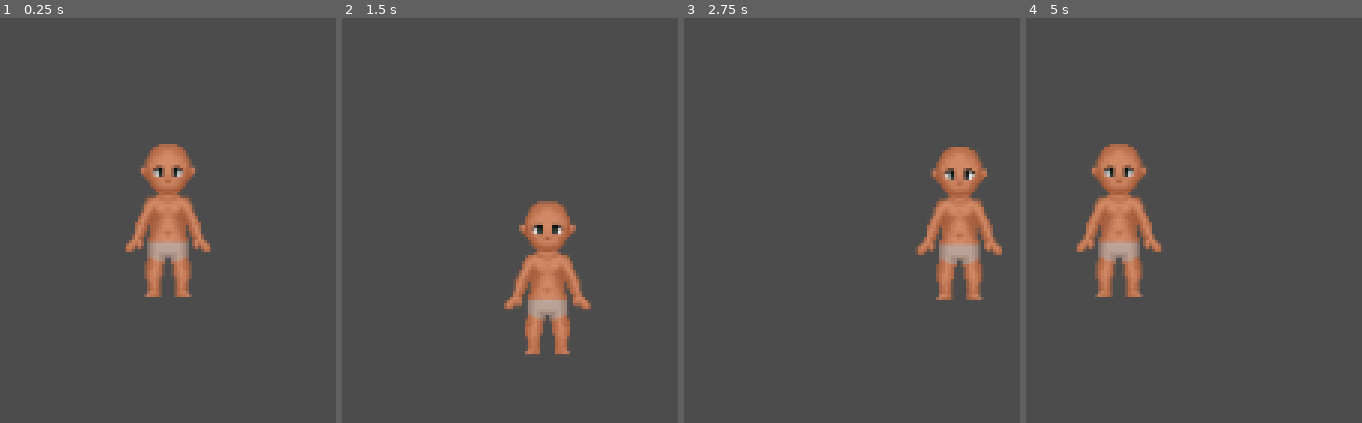
Above: before the commit, frames 1-4 (left to right).
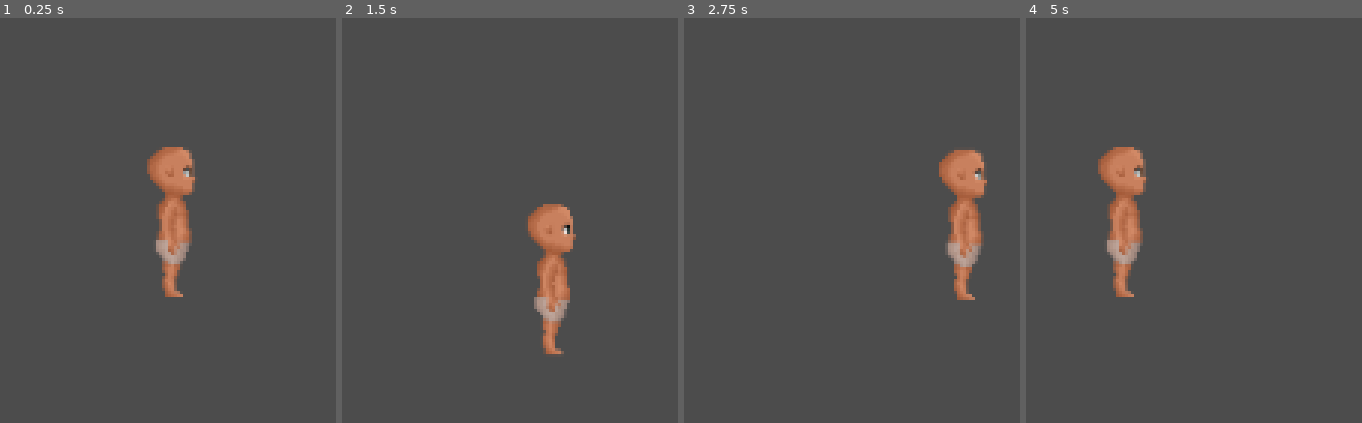
Above: after the commit, the same moments.

Repository: OtterStyles/Woodentale
Game: Godot game, scene res://Scene/TestHub.tscn
Same seed, same stepped clock (60 frames per second), same inputs: the game is played once before the commit and once after it.
Inputs:
- Up to frame 1 (0.25 s): no input
- Up to frame 2 (1.5 s): tap Enter at 0.5 s; hold Right (ui_right) 0.53-1.28 s; hold Shift (sprint) 0.53-1.28 s; hold Down (ui_down) from 1.28 s (still down); tap Shift (sprint) at 1.35 s
- Up to frame 3 (2.75 s): release Down (ui_down) at 2.03 s; hold Right (ui_right) from 2.03 s (still down); hold Shift (sprint) from 2.03 s (still down)
- Up to frame 4 (5 s): release Right (ui_right) at 2.78 s; release Shift (sprint) at 2.78 s; hold Up (ui_up) 2.78-3.53 s; tap Shift (sprint) at 2.85, 4.35 s; hold Shift (sprint) 3.53-4.28 s; hold Left (ui_left) from 3.53 s (still down)

The runs differ from the first frame. In frame 1, 4.1% of the frame differs, in the area x 37-63%, y 31-69%; in frame 2, 3.8%; in frame 3, 4.0%; in frame 4, 4.1%.

Commit message:
PlayerAtlas.aseprite, Player.tres und 5 weitere dateien aktualisiert...

Diff:
--- a/Woodentale/Artwork/Atlase/Player.tres
+++ /dev/null
@@ -1,3 +0,0 @@
-[gd_resource type="ImageTexture" format=2]
-
-[resource]
--- a/Woodentale/PreFab/Player.tscn
+++ b/Woodentale/PreFab/Player.tscn
@@ -1,19 +1,107 @@
-[gd_scene load_steps=23 format=2]
-
-[ext_resource path="res://Artwork/Raw/64Base.png" type="Texture" id=1]
+[gd_scene load_steps=24 format=2]
+
+[ext_resource path="res://Artwork/Atlase/PlayerAtlas.png" type="Texture" id=1]
 [ext_resource path="res://Skripts/Player.gd" type="Script" id=2]
+
+[sub_resource type="Animation" id=22]
+length = 0.001
+tracks/0/type = "value"
+tracks/0/path = NodePath("Sprite:frame_coords")
+tracks/0/interp = 1
+tracks/0/loop_wrap = true
+tracks/0/imported = false
+tracks/0/enabled = true
+tracks/0/keys = {
+"times": PoolRealArray( 0 ),
+"transitions": PoolRealArray( 1 ),
+"update": 0,
+"values": [ Vector2( 0, 2 ) ]
+}
 
 [sub_resource type="Animation" id=8]
 resource_name = "walk_DOWN"
+tracks/0/type = "value"
+tracks/0/path = NodePath("Sprite:frame_coords")
+tracks/0/interp = 1
+tracks/0/loop_wrap = true
+tracks/0/imported = false
+tracks/0/enabled = true
+tracks/0/keys = {
+"times": PoolRealArray( 0 ),
+"transitions": PoolRealArray( 1 ),
+"update": 0,
+"values": [ Vector2( 0, 1 ) ]
+}
 
 [sub_resource type="Animation" id=9]
 resource_name = "walk_LEFT"
+tracks/0/type = "value"
+tracks/0/path = NodePath("Sprite:frame_coords")
+tracks/0/interp = 1
+tracks/0/loop_wrap = true
+tracks/0/imported = false
+tracks/0/enabled = true
+tracks/0/keys = {
+"times": PoolRealArray( 0 ),
+"transitions": PoolRealArray( 1 ),
+"update": 0,
+"values": [ Vector2( 0, 2 ) ]
+}
+tracks/1/type = "value"
+tracks/1/path = NodePath("Sprite:flip_h")
+tracks/1/interp = 1
+tracks/1/loop_wrap = true
+tracks/1/imported = false
+tracks/1/enabled = true
+tracks/1/keys = {
+"times": PoolRealArray( 0 ),
+"transitions": PoolRealArray( 1 ),
+"update": 1,
+"values": [ true ]
+}
 
 [sub_resource type="Animation" id=10]
 resource_name = "walk_RIGHT"
+tracks/0/type = "value"
+tracks/0/path = NodePath("Sprite:frame_coords")
+tracks/0/interp = 1
+tracks/0/loop_wrap = true
+tracks/0/imported = false
+tracks/0/enabled = true
+tracks/0/keys = {
+"times": PoolRealArray( 0 ),
+"transitions": PoolRealArray( 1 ),
+"update": 0,
+"values": [ Vector2( 0, 2 ) ]
+}
+tracks/1/type = "value"
+tracks/1/path = NodePath("Sprite:flip_h")
+tracks/1/interp = 1
+tracks/1/loop_wrap = true
+tracks/1/imported = false
+tracks/1/enabled = true
+tracks/1/keys = {
+"times": PoolRealArray( 0 ),
+"transitions": PoolRealArray( 1 ),
+"update": 1,
+"values": [ false ]
+}
 
 [sub_resource type="Animation" id=11]
 resource_name = "walk_UP"
+loop = true
+tracks/0/type = "value"
+tracks/0/path = NodePath("Sprite:frame_coords")
+tracks/0/interp = 1
+tracks/0/loop_wrap = true
+tracks/0/imported = false
+tracks/0/enabled = true
+tracks/0/keys = {
+"times": PoolRealArray( 0 ),
+"transitions": PoolRealArray( 1 ),
+"update": 0,
+"values": [ Vector2( 0, 0 ) ]
+}
 
 [sub_resource type="AnimationNodeBlendSpace2D" id=3]
 
@@ -42,6 +130,7 @@
 blend_point_3/pos = Vector2( -1, 0 )
 min_space = Vector2( -1, -1.1 )
 max_space = Vector2( 1, 1.1 )
+snap = Vector2( 0.01, 0.01 )
 blend_mode = 1
 
 [sub_resource type="AnimationNodeStateMachineTransition" id=4]
@@ -60,10 +149,11 @@
 states/Working/node = SubResource( 3 )
 states/Working/position = Vector2( 223, 279 )
 states/idle/node = SubResource( 17 )
-states/idle/position = Vector2( 0.375732, 209.048 )
+states/idle/position = Vector2( 1.0424, 209.715 )
 states/walking/node = SubResource( 2 )
-states/walking/position = Vector2( 223, 156 )
+states/walking/position = Vector2( 223.222, 156 )
 transitions = [ "walking", "Working", SubResource( 4 ), "Working", "walking", SubResource( 5 ), "idle", "walking", SubResource( 18 ), "walking", "idle", SubResource( 19 ), "idle", "Working", SubResource( 20 ), "Working", "idle", SubResource( 21 ) ]
+start_node = "idle"
 graph_offset = Vector2( -353.624, 78.312 )
 
 [sub_resource type="AnimationNodeStateMachinePlayback" id=16]
@@ -79,6 +169,7 @@
 
 [node name="AnimationPlayer" type="AnimationPlayer" parent="Animation"]
 root_node = NodePath("../..")
+anims/RESET = SubResource( 22 )
 anims/walk_DOWN = SubResource( 8 )
 anims/walk_LEFT = SubResource( 9 )
 anims/walk_RIGHT = SubResource( 10 )
@@ -96,6 +187,9 @@
 [node name="Sprite" type="Sprite" parent="."]
 position = Vector2( 0, -32 )
 texture = ExtResource( 1 )
+hframes = 10
+vframes = 10
+frame = 20
 
 [node name="CollisionShape2D" type="CollisionShape2D" parent="."]
 position = Vector2( 0, -30 )
--- a/Woodentale/Skripts/Player.gd
+++ b/Woodentale/Skripts/Player.gd
@@ -14,7 +14,12 @@
 var sprint = 1
 var direction = Vector2()
 onready var animationTree = $Animation/AnimationTree
+var stateMachine
 const animationsName = ['Working','Walking','Idle']
+
+func _ready():
+	stateMachine = animationTree.get("parameters/playback")
+
 
 func _unhandled_input(event) -> void:
 	direction = Vector2()
@@ -49,6 +54,8 @@
 func _physics_process(delta) -> void:
 	if direction.length() > 0:
 		velocity = lerp(velocity, direction * speed * sprint, acceleration)
+		stateMachine.travel("Walking")
 	else:
 		velocity = lerp(velocity, Vector2.ZERO, friction)
+		stateMachine.travel("Idle")
 	velocity = move_and_slide(velocity * delta)
Binary file added: Woodentale/Artwork/Aseprite/PlayerAtlas.aseprite
Binary file added: Woodentale/Artwork/Atlase/PlayerAtlas.png
Not shown, added: Woodentale/Artwork/Atlase/PlayerAtlas.png.import
Not shown, removed: Woodentale/Artwork/Test.txt
